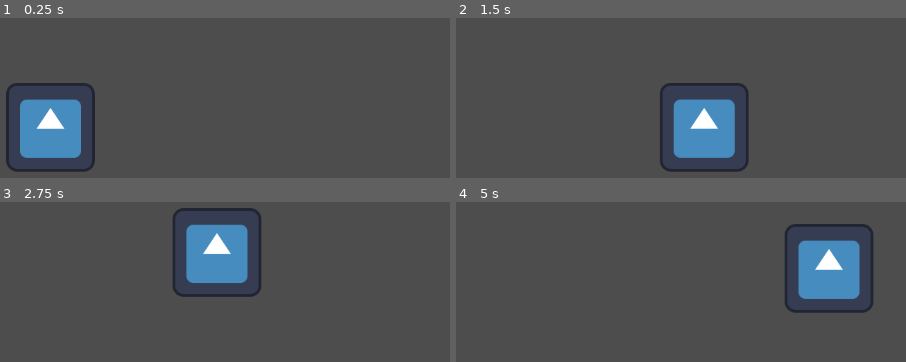
Above: before the commit, frames 1-4 (two rows, left to right).
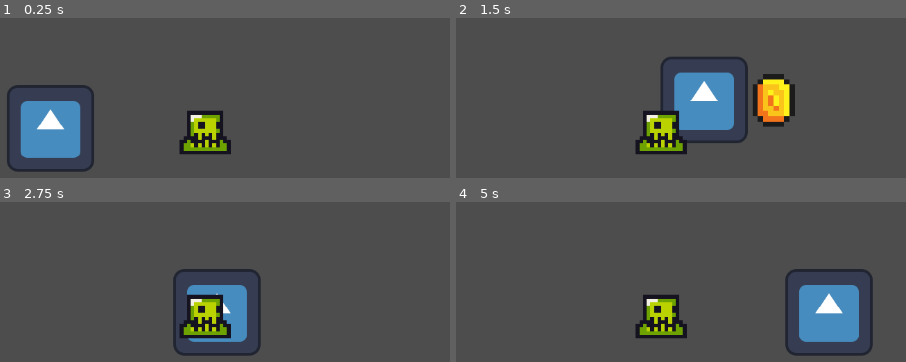
Above: after the commit, the same moments.

Repository: itsvoit/Games_Programming-Final_Project
Game: Godot game, scene res://scenes/main_scene.tscn
The game is run twice, just before and just after one commit, with the same random seed, the same clock (stepped at 60 frames per second) and the same inputs. The engine's default icon, where the game draws it, is replaced by a stand-in: a white triangle on a blue panel in a dark square.
Inputs:
- Up to frame 1 (0.25 s): no input
- Up to frame 2 (1.5 s): tap Enter (ui_accept) at 0.5, 0.6 s; hold Right (ui_right) from 0.53 s (still down); tap Z (jump, bound only after the commit) at 0.77, 1.07 s; tap X (light_attack, bound only after the commit) at 0.8, 1.35 s
- Up to frame 3 (2.75 s): tap Z (jump, bound only after the commit) at 1.52, 1.55, 1.82, 2.1 s; release Right (ui_right) at 2.03 s; hold Left (ui_left) from 2.03 s (still down); tap Enter (ui_accept) at 2.3 s
- Up to frame 4 (5 s): release Left (ui_left) at 2.78 s; hold Right (ui_right) 2.78-4.28 s; tap Enter (ui_accept) at 2.85, 4.35 s; tap Z (jump, bound only after the commit) at 3.02, 3.32, 3.77, 3.8, 4.07, 4.52, 4.82 s; tap X (light_attack, bound only after the commit) at 3.05, 3.6 s; hold Left (ui_left) from 4.28 s (still down)

The runs differ from the first frame. In frame 1, 3.7% of the frame differs, in the area x 1-52%, y 40-91%; in frame 2, 11%; in frame 3, 12%, in the area x 38-58%, y 3-97%; in frame 4, 12%.

Commit message:
Add hitboxes and hurtboxes to player and enemies. Add hitboxes and hurtboxes (still WIP) Create a health system for player and enemies. Add a todo list.

Diff:
--- a/project.godot
+++ b/project.godot
@@ -14,3 +14,40 @@
 run/main_scene="res://scenes/main_scene.tscn"
 config/features=PackedStringArray("4.2", "Forward Plus")
 config/icon="res://assets/icon.svg"
+
+[input]
+
+light_attack={
+"deadzone": 0.5,
+"events": [Object(InputEventKey,"resource_local_to_scene":false,"resource_name":"","device":-1,"window_id":0,"alt_pressed":false,"shift_pressed":false,"ctrl_pressed":false,"meta_pressed":false,"pressed":false,"keycode":0,"physical_keycode":88,"key_label":0,"unicode":120,"echo":false,"script":null)
+]
+}
+block={
+"deadzone": 0.5,
+"events": [Object(InputEventKey,"resource_local_to_scene":false,"resource_name":"","device":-1,"window_id":0,"alt_pressed":false,"shift_pressed":false,"ctrl_pressed":false,"meta_pressed":false,"pressed":false,"keycode":0,"physical_keycode":4194325,"key_label":0,"unicode":0,"echo":false,"script":null)
+]
+}
+jump={
+"deadzone": 0.5,
+"events": [Object(InputEventKey,"resource_local_to_scene":false,"resource_name":"","device":-1,"window_id":0,"alt_pressed":false,"shift_pressed":false,"ctrl_pressed":false,"meta_pressed":false,"pressed":false,"keycode":0,"physical_keycode":90,"key_label":0,"unicode":122,"echo":false,"script":null)
+]
+}
+move_left={
+"deadzone": 0.5,
+"events": [Object(InputEventKey,"resource_local_to_scene":false,"resource_name":"","device":-1,"window_id":0,"alt_pressed":false,"shift_pressed":false,"ctrl_pressed":false,"meta_pressed":false,"pressed":false,"keycode":0,"physical_keycode":4194319,"key_label":0,"unicode":0,"echo":false,"script":null)
+]
+}
+move_right={
+"deadzone": 0.5,
+"events": [Object(InputEventKey,"resource_local_to_scene":false,"resource_name":"","device":-1,"window_id":0,"alt_pressed":false,"shift_pressed":false,"ctrl_pressed":false,"meta_pressed":false,"pressed":false,"keycode":0,"physical_keycode":4194321,"key_label":0,"unicode":0,"echo":false,"script":null)
+]
+}
+
+[layer_names]
+
+2d_physics/layer_1="World"
+2d_physics/layer_2="Hitboxes"
+
+[rendering]
+
+textures/canvas_textures/default_texture_filter=0
--- /dev/null
+++ b/scenes/enemy.tscn
@@ -0,0 +1,69 @@
+[gd_scene load_steps=11 format=3 uid="uid://siwpvicdftx6"]
+
+[ext_resource type="Texture2D" uid="uid://bvnf53rpbv2d2" path="res://assets/dev_assets/sprites/slime_green.png" id="1_4xf7v"]
+[ext_resource type="Script" path="res://scripts/hurtbox.gd" id="2_2yj1d"]
+[ext_resource type="Script" path="res://scripts/hitbox.gd" id="3_nwnur"]
+
+[sub_resource type="AtlasTexture" id="AtlasTexture_h611b"]
+atlas = ExtResource("1_4xf7v")
+region = Rect2(0, 24, 24, 24)
+
+[sub_resource type="AtlasTexture" id="AtlasTexture_7l38v"]
+atlas = ExtResource("1_4xf7v")
+region = Rect2(24, 24, 24, 24)
+
+[sub_resource type="AtlasTexture" id="AtlasTexture_l1a83"]
+atlas = ExtResource("1_4xf7v")
+region = Rect2(48, 24, 24, 24)
+
+[sub_resource type="AtlasTexture" id="AtlasTexture_qkc2j"]
+atlas = ExtResource("1_4xf7v")
+region = Rect2(72, 24, 24, 24)
+
+[sub_resource type="SpriteFrames" id="SpriteFrames_csuac"]
+animations = [{
+"frames": [{
+"duration": 1.0,
+"texture": SubResource("AtlasTexture_h611b")
+}, {
+"duration": 1.0,
+"texture": SubResource("AtlasTexture_7l38v")
+}, {
+"duration": 1.0,
+"texture": SubResource("AtlasTexture_l1a83")
+}, {
+"duration": 1.0,
+"texture": SubResource("AtlasTexture_qkc2j")
+}],
+"loop": true,
+"name": &"default",
+"speed": 5.0
+}]
+
+[sub_resource type="RectangleShape2D" id="RectangleShape2D_mreuu"]
+size = Vector2(8, 11)
+
+[sub_resource type="RectangleShape2D" id="RectangleShape2D_5akcq"]
+size = Vector2(8, 11)
+
+[node name="CharacterBody2D" type="Node2D"]
+
+[node name="AnimatedSprite2D" type="AnimatedSprite2D" parent="."]
+position = Vector2(0, -12)
+sprite_frames = SubResource("SpriteFrames_csuac")
+
+[node name="Hurtbox" type="Area2D" parent="."]
+collision_layer = 2
+collision_mask = 0
+script = ExtResource("2_2yj1d")
+
+[node name="CollisionShape2D" type="CollisionShape2D" parent="Hurtbox"]
+position = Vector2(0, -5.5)
+shape = SubResource("RectangleShape2D_mreuu")
+
+[node name="Hitbox" type="Area2D" parent="."]
+script = ExtResource("3_nwnur")
+
+[node name="CollisionShape2D" type="CollisionShape2D" parent="Hitbox"]
+position = Vector2(0, -5.5)
+shape = SubResource("RectangleShape2D_5akcq")
--- /dev/null
+++ b/scenes/health.tscn
@@ -0,0 +1,6 @@
+[gd_scene load_steps=2 format=3 uid="uid://smsnbk2vtu5g"]
+
+[ext_resource type="Script" path="res://scripts/health.gd" id="1_cxl3x"]
+
+[node name="Health" type="Node2D"]
+script = ExtResource("1_cxl3x")
--- /dev/null
+++ b/scenes/hitbox.tscn
@@ -0,0 +1,8 @@
+[gd_scene load_steps=2 format=3 uid="uid://buexi1thq5fbt"]
+
+[ext_resource type="Script" path="res://scripts/hitbox.gd" id="1_iodnl"]
+
+[node name="Hitbox" type="Area2D"]
+collision_layer = 2
+collision_mask = 0
+script = ExtResource("1_iodnl")
--- /dev/null
+++ b/scenes/hurtbox.tscn
@@ -0,0 +1,8 @@
+[gd_scene load_steps=2 format=3 uid="uid://baxohkk4bh1jv"]
+
+[ext_resource type="Script" path="res://scripts/hurtbox.gd" id="1_tthgd"]
+
+[node name="Hurtbox" type="Area2D"]
+collision_layer = 0
+collision_mask = 2
+script = ExtResource("1_tthgd")
--- a/scenes/main_scene.tscn
+++ b/scenes/main_scene.tscn
@@ -1,6 +1,7 @@
-[gd_scene load_steps=3 format=3 uid="uid://rohs0t7a1q8g"]
+[gd_scene load_steps=4 format=3 uid="uid://rohs0t7a1q8g"]
 
 [ext_resource type="PackedScene" uid="uid://wegljpb1j3bi" path="res://scenes/player.tscn" id="1_a2b2v"]
+[ext_resource type="PackedScene" uid="uid://siwpvicdftx6" path="res://scenes/enemy.tscn" id="2_njbsh"]
 
 [sub_resource type="WorldBoundaryShape2D" id="WorldBoundaryShape2D_ngpe5"]
 
@@ -13,6 +14,11 @@
 shape = SubResource("WorldBoundaryShape2D_ngpe5")
 
 [node name="Player" parent="." instance=ExtResource("1_a2b2v")]
+scale = Vector2(0.977775, 0.977775)
 
 [node name="Camera2D" type="Camera2D" parent="."]
 position = Vector2(0, -222)
+
+[node name="Enemy" parent="." instance=ExtResource("2_njbsh")]
+position = Vector2(223, 0)
+scale = Vector2(5.22617, 5.22617)
--- a/scenes/player.tscn
+++ b/scenes/player.tscn
@@ -1,7 +1,14 @@
-[gd_scene load_steps=5 format=3 uid="uid://wegljpb1j3bi"]
+[gd_scene load_steps=12 format=3 uid="uid://wegljpb1j3bi"]
 
 [ext_resource type="Texture2D" uid="uid://ixyj755qk5vv" path="res://assets/icon.svg" id="1_36ag4"]
 [ext_resource type="Script" path="res://scripts/player.gd" id="1_qagni"]
+[ext_resource type="PackedScene" uid="uid://smsnbk2vtu5g" path="res://scenes/health.tscn" id="2_5t50w"]
+[ext_resource type="PackedScene" uid="uid://buexi1thq5fbt" path="res://scenes/hitbox.tscn" id="3_7whgn"]
+[ext_resource type="Texture2D" uid="uid://cs4hvrlb1w6iw" path="res://assets/dev_assets/sprites/coin.png" id="5_wbssw"]
+
+[sub_resource type="CapsuleShape2D" id="CapsuleShape2D_gvawo"]
+radius = 35.0
+height = 80.0
 
 [sub_resource type="SpriteFrames" id="SpriteFrames_tec7x"]
 animations = [{
@@ -17,12 +24,94 @@
 [sub_resource type="CircleShape2D" id="CircleShape2D_jnxuu"]
 radius = 63.0
 
+[sub_resource type="Animation" id="Animation_ugesq"]
+resource_name = "light_attack"
+length = 0.5
+tracks/0/type = "value"
+tracks/0/imported = false
+tracks/0/enabled = true
+tracks/0/path = NodePath("Hitbox/CollisionShape2D:disabled")
+tracks/0/interp = 1
+tracks/0/loop_wrap = true
+tracks/0/keys = {
+"times": PackedFloat32Array(0, 0.5),
+"transitions": PackedFloat32Array(1, 1),
+"update": 1,
+"values": [false, true]
+}
+tracks/1/type = "value"
+tracks/1/imported = false
+tracks/1/enabled = true
+tracks/1/path = NodePath("hitboxSprite:visible")
+tracks/1/interp = 1
+tracks/1/loop_wrap = true
+tracks/1/keys = {
+"times": PackedFloat32Array(0, 0.5),
+"transitions": PackedFloat32Array(1, 1),
+"update": 1,
+"values": [true, false]
+}
+
+[sub_resource type="Animation" id="Animation_mrw7j"]
+length = 0.001
+tracks/0/type = "value"
+tracks/0/imported = false
+tracks/0/enabled = true
+tracks/0/path = NodePath("Hitbox/CollisionShape2D:disabled")
+tracks/0/interp = 1
+tracks/0/loop_wrap = true
+tracks/0/keys = {
+"times": PackedFloat32Array(0),
+"transitions": PackedFloat32Array(1),
+"update": 1,
+"values": [false]
+}
+tracks/1/type = "value"
+tracks/1/imported = false
+tracks/1/enabled = true
+tracks/1/path = NodePath("hitboxSprite:visible")
+tracks/1/interp = 1
+tracks/1/loop_wrap = true
+tracks/1/keys = {
+"times": PackedFloat32Array(0),
+"transitions": PackedFloat32Array(1),
+"update": 1,
+"values": [false]
+}
+
+[sub_resource type="AnimationLibrary" id="AnimationLibrary_jnpqf"]
+_data = {
+"RESET": SubResource("Animation_mrw7j"),
+"light_attack": SubResource("Animation_ugesq")
+}
+
 [node name="Player" type="CharacterBody2D"]
 position = Vector2(0, -64)
 script = ExtResource("1_qagni")
+
+[node name="Health" parent="." instance=ExtResource("2_5t50w")]
+
+[node name="Hitbox" parent="." instance=ExtResource("3_7whgn")]
+
+[node name="CollisionShape2D" type="CollisionShape2D" parent="Hitbox"]
+position = Vector2(102, 1)
+shape = SubResource("CapsuleShape2D_gvawo")
 
 [node name="AnimatedSprite2D" type="AnimatedSprite2D" parent="."]
 sprite_frames = SubResource("SpriteFrames_tec7x")
 
 [node name="CollisionShape2D" type="CollisionShape2D" parent="."]
 shape = SubResource("CircleShape2D_jnxuu")
+
+[node name="AnimationPlayer" type="AnimationPlayer" parent="."]
+libraries = {
+"": SubResource("AnimationLibrary_jnpqf")
+}
+
+[node name="hitboxSprite" type="Sprite2D" parent="."]
+visible = false
+position = Vector2(100.5, 4.50001)
+scale = Vector2(7.78571, 7.78571)
+texture = ExtResource("5_wbssw")
+region_enabled = true
+region_rect = Rect2(80.7565, 1.30943, 14.0198, 14.3384)
--- /dev/null
+++ b/scripts/health.gd
@@ -0,0 +1,40 @@
+class_name Health
+extends Node2D
+
+# Exposed signals
+signal taken_damage(value)
+signal healed(value)
+signal entity_died()
+
+# Exported variables
+@export var health: float = 100:
+	set(value):
+		health = clamp(value, 0, 100)
+
+@export var armor: float = 0:
+	set(value):
+		armor = max(0, value)
+
+@export var resistance: float = 0:
+	set(value):
+		resistance = clamp(value, 0, 1)
+
+# take damage
+func take_damage(value):
+	if value < 0:
+		return false
+	health -= (value - armor) * (1 - resistance)
+	emit_signal("taken_damage", value)
+	print("Entity taken damage: " + str(value))
+	if health == 0:
+		emit_signal("entity_died")
+		print("Entity died")
+	return true
+
+# heal
+func heal(value):
+	if value < 0:
+		return false
+	health += value
+	emit_signal("healed", value)
+	return true
--- /dev/null
+++ b/scripts/hitbox.gd
@@ -0,0 +1,9 @@
+class_name Hitbox
+extends Area2D
+
+@export var damage: float = 5:
+	set(value):
+		damage = max(0, value)
+
+func _init():
+	collision_layer = 2
--- /dev/null
+++ b/scripts/hurtbox.gd
@@ -0,0 +1,19 @@
+class_name Hurtbox
+extends Area2D
+
+
+func _init() -> void:
+	collision_layer = 0
+	collision_mask = 2
+
+func _ready() -> void:
+	connect("body_entered", _on_body_entered)
+
+func _on_body_entered(hitbox: Hitbox):
+	print("Hitbox=" + str(hitbox))
+	if hitbox == null:
+		return
+
+	print("Hit by a Hitbox")
+	if owner.has_method("take_damage"):
+		owner.take_damage(hitbox.damage)
--- a/scripts/player.gd
+++ b/scripts/player.gd
@@ -7,6 +7,12 @@
 # Get the gravity from the project settings to be synced with RigidBody nodes.
 var gravity = ProjectSettings.get_setting("physics/2d/default_gravity")
 
+@onready var health = $Health
+@onready var animation_player = $AnimationPlayer
+
+func take_damage(value):
+	health.take_damage(value)
+
 
 func _physics_process(delta):
 	# Add the gravity.
@@ -14,7 +20,7 @@
 		velocity.y += gravity * delta
 
 	# Handle jump.
-	if Input.is_action_just_pressed("ui_accept") and is_on_floor():
+	if Input.is_action_just_pressed("jump") and is_on_floor():
 		velocity.y = JUMP_VELOCITY
 
 	# Get the input direction and handle the movement/deceleration.
@@ -25,4 +31,9 @@
 	else:
 		velocity.x = move_toward(velocity.x, 0, SPEED)
 
+	# Handle attack
+	if Input.is_action_just_pressed("light_attack"):
+		animation_player.play("light_attack")
+		print("light_attack")
+
 	move_and_slide()
Binary file added: assets/dev_assets/sprites/coin.png
Not shown, added: assets/dev_assets/sprites/coin.png.import
Binary file added: assets/dev_assets/sprites/fruit.png
Not shown, added: assets/dev_assets/sprites/fruit.png.import
Binary file added: assets/dev_assets/sprites/knight.png
Not shown, added: assets/dev_assets/sprites/knight.png.import
Binary file added: assets/dev_assets/sprites/platforms.png
Not shown, added: assets/dev_assets/sprites/platforms.png.import
Binary file added: assets/dev_assets/sprites/slime_green.png
Not shown, added: assets/dev_assets/sprites/slime_green.png.import
Binary file added: assets/dev_assets/sprites/slime_purple.png
Not shown, added: assets/dev_assets/sprites/slime_purple.png.import
(and 3 more such lines)
